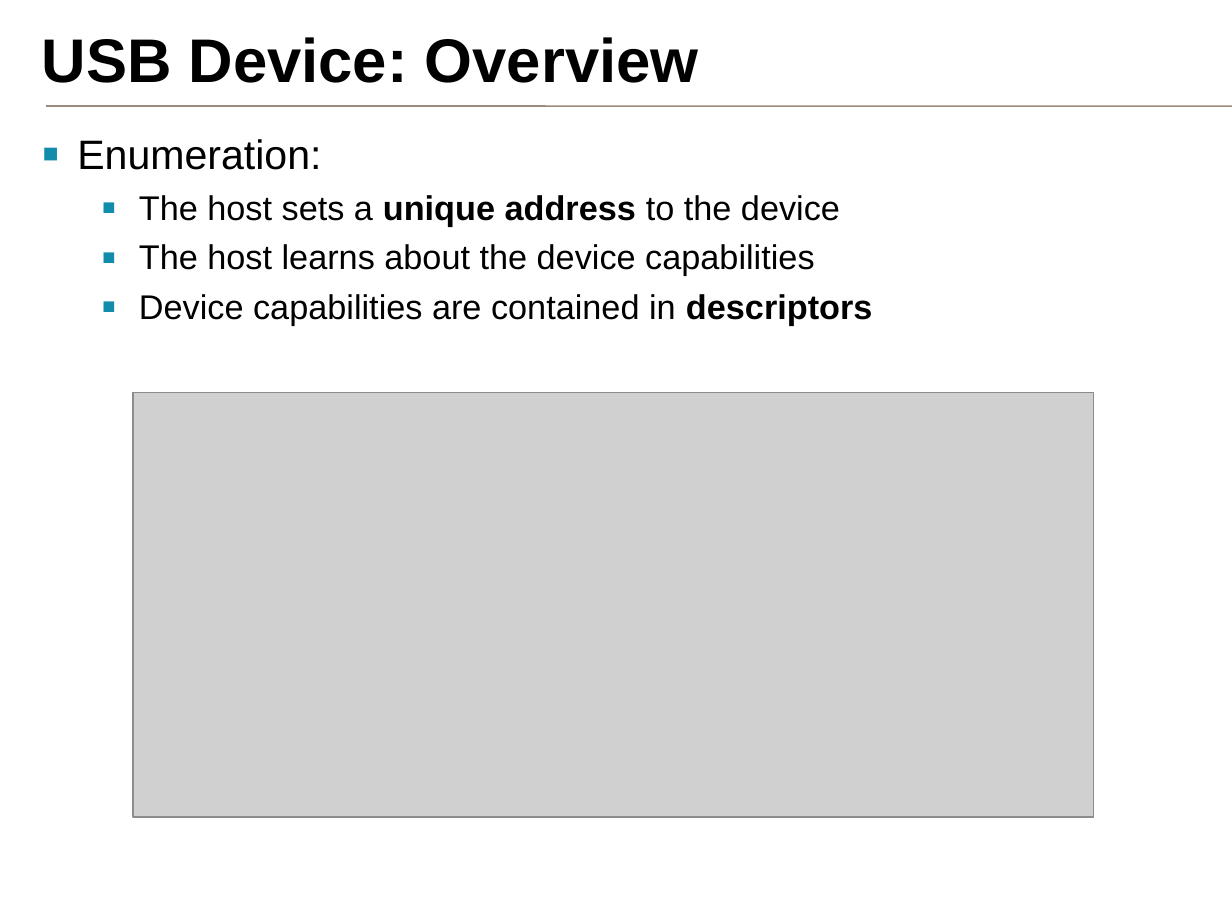
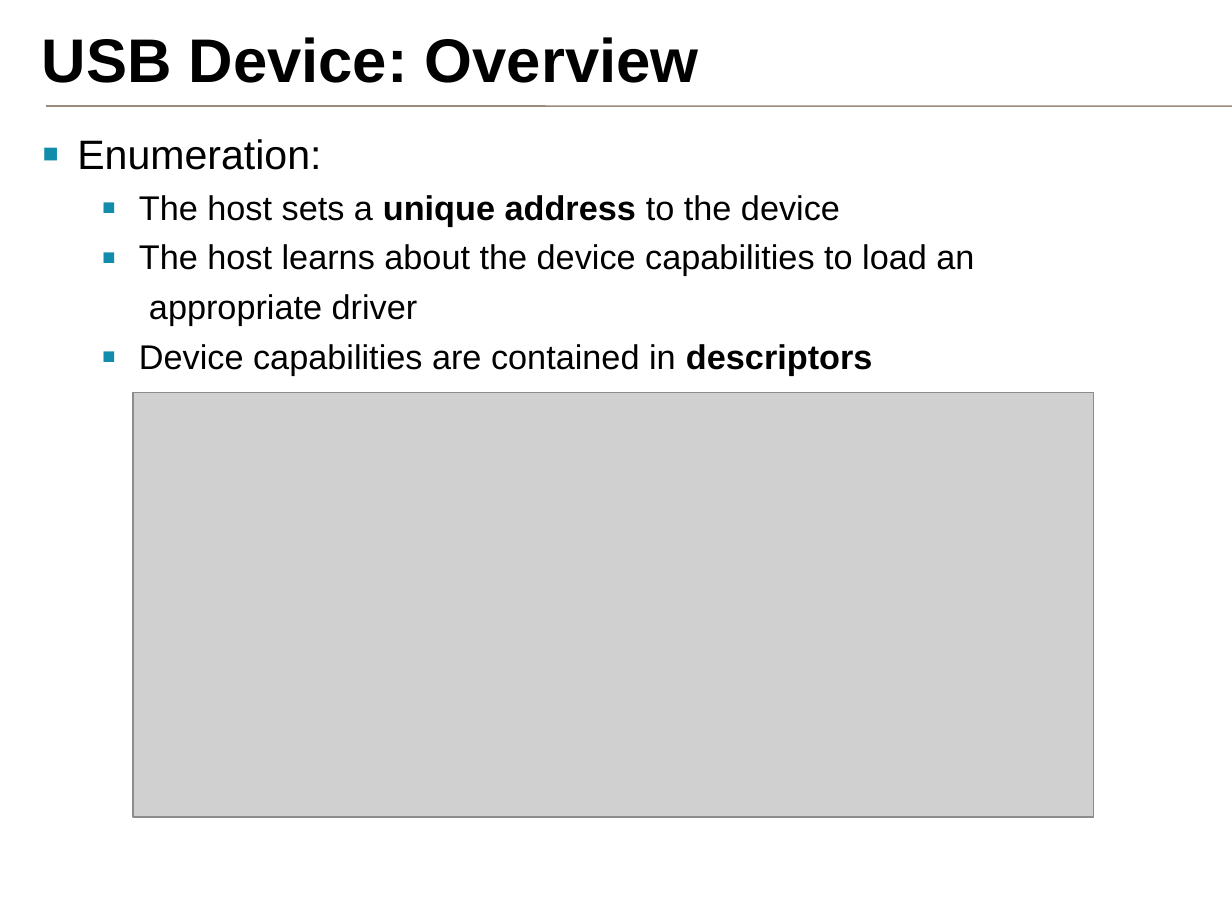
Before and after one commit to samux/ARM-internship-report, a slide deck: slide 17 of presentation_en/pres.pptx (slide 22 before the commit). Drawn at 1232x924 pixels with LibreOffice and Linux fonts; fonts in the diff are those of the drawing; grey boxes stand for pictures; background and template pictures are left out. Boxes give left, top, right and bottom in pixels: in the first picture for what was removed or moved away, otherwise in the second. Text is boxed around its words. In the diff, an @@ line names an element or a change of style, - is before the commit and + after.

```diff
--- a/presentation_en/pres.pptx
+++ b/presentation_en/pres.pptx
@@ text at <box>139,244,974,326</box>: text changed @@
-  ▪ The host learns about the device capabilities
+  ▪ The host learns about the device capabilities to load an
+  appropriate driver
```
Also in this commit, not shown: 10 other slides changed, 6 slides removed, 6 other files.
